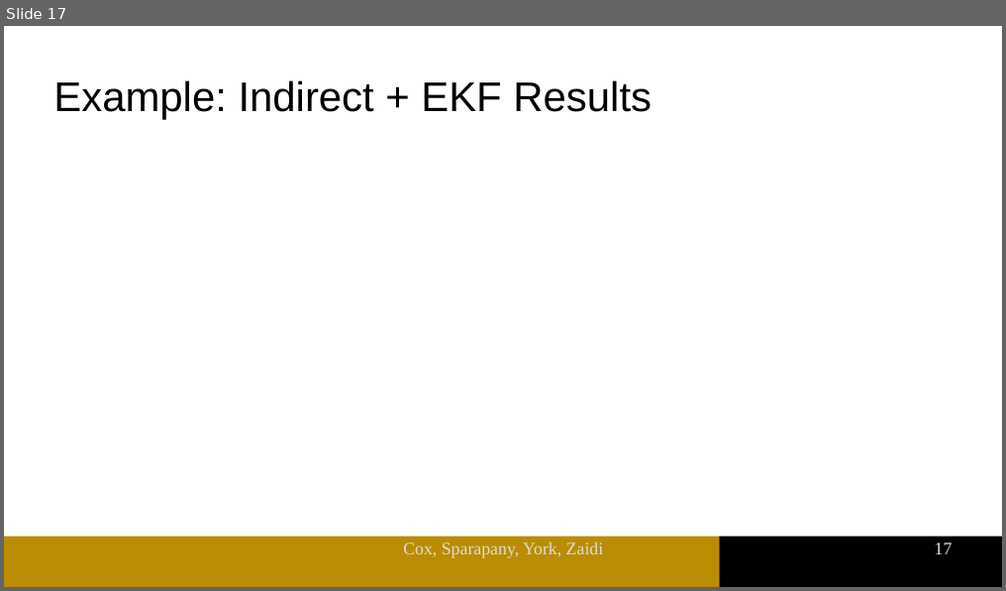
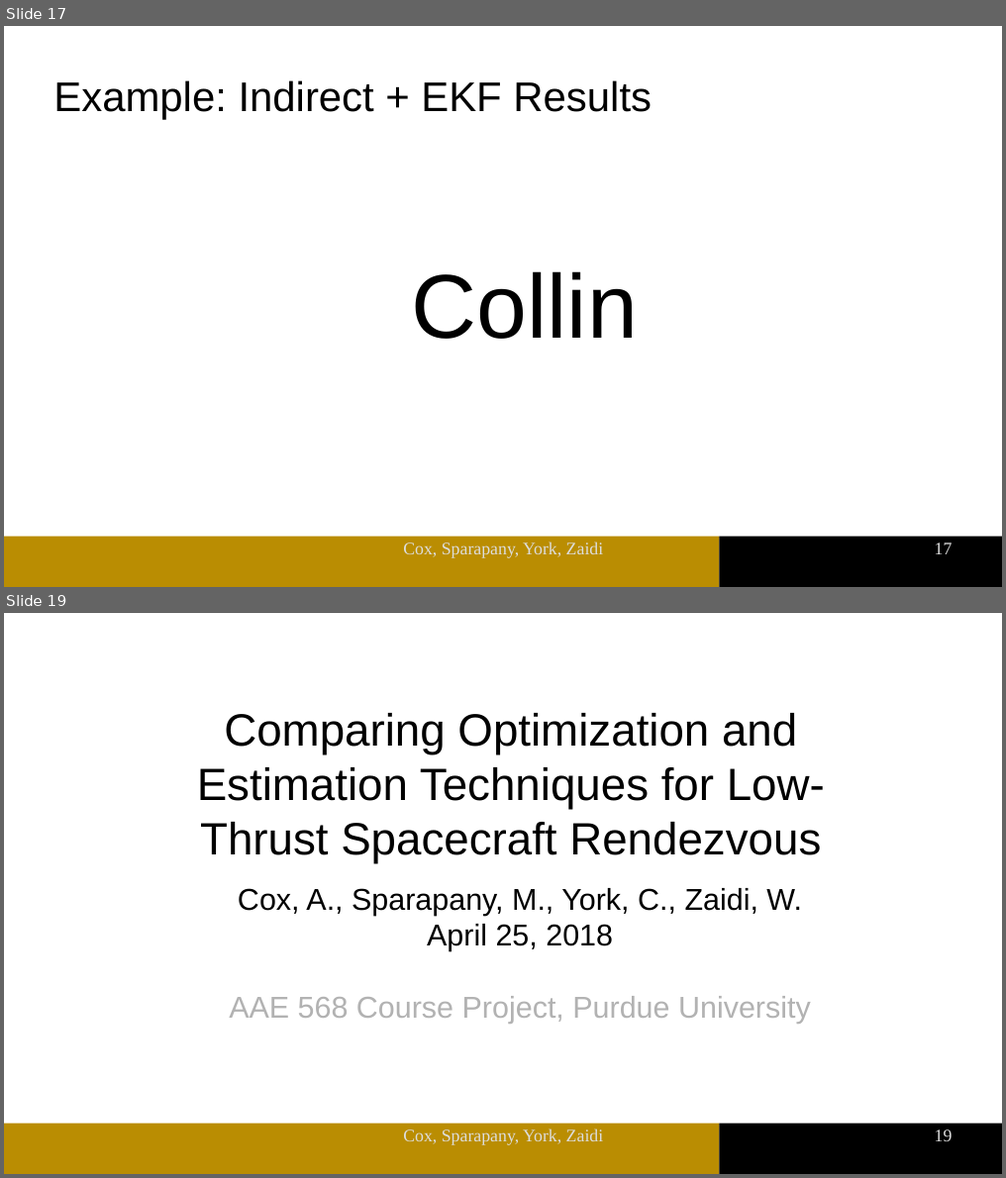
Before and after one commit to msparapa/aae568_project, a slide deck: presentation/MainSlides.odp. Shown one above the other, each under a label of ours: slide 17 before the commit, slides 17 and 19 after it; the slides between them are not shown. The pictures are 1006x591 and 1006x1178 pixels, drawn with LibreOffice and Linux fonts; fonts in the diff are those of the drawing; background and template pictures are left out. Boxes give left, top, right and bottom in pixels: in the first picture for what was removed or moved away, otherwise in the second. Text is boxed around its words. In the diff, an @@ line names an element or a change of style, - is before the commit and + after.

```diff
--- a/presentation/MainSlides.odp
+++ b/presentation/MainSlides.odp
@@ slide 19 added at (x1=4, y1=613, x2=1002, y2=1174), background #FFFFFF; not listed: 2 template elements that a slide beside it also shows @@
@@ text added at (x1=197, y1=713, x2=825, y2=863), 36 pt, text #000000 @@
+Comparing Optimization and Estimation Techniques for Low-Thrust Spacecraft Rendezvous
@@ text added at (x1=229, y1=888, x2=811, y2=1024), 24 pt, text #000000 @@
+Cox, A., Sparapany, M., York, C., Zaidi, W.
+April 25, 2018
+AAE 568 Course Project, Purdue University
@@ text added at (x1=403, y1=1129, x2=604, y2=1146), 14 pt, text #DDDDDD @@
+Cox, Sparapany, York, Zaidi
@@ page number added at (x1=935, y1=1130, x2=952, y2=1142), 14 pt, text #DDDDDD @@
+19
@@ slide 17 changed as well @@
@@ text added at (x1=411, y1=272, x2=638, y2=339), 72 pt, text #000000 @@
+Collin
```
Also in this commit, not shown: 13 other slides changed, 2 other slides added, 1 slide removed, 1 other file.
